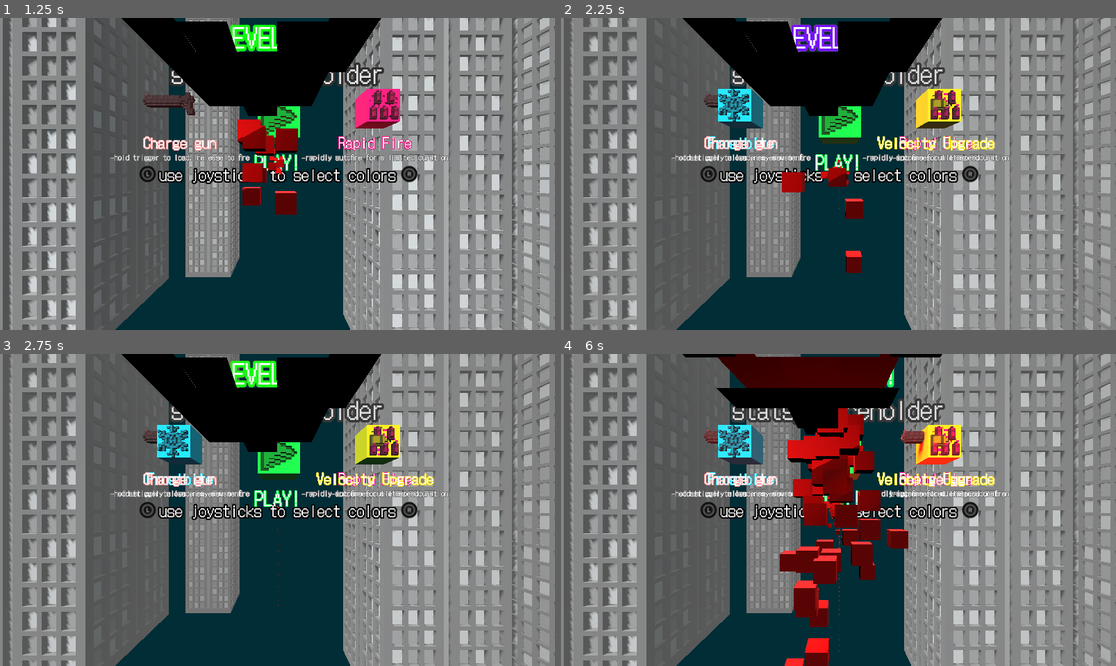
Above: before the commit, frames 1-4 (two rows, left to right).
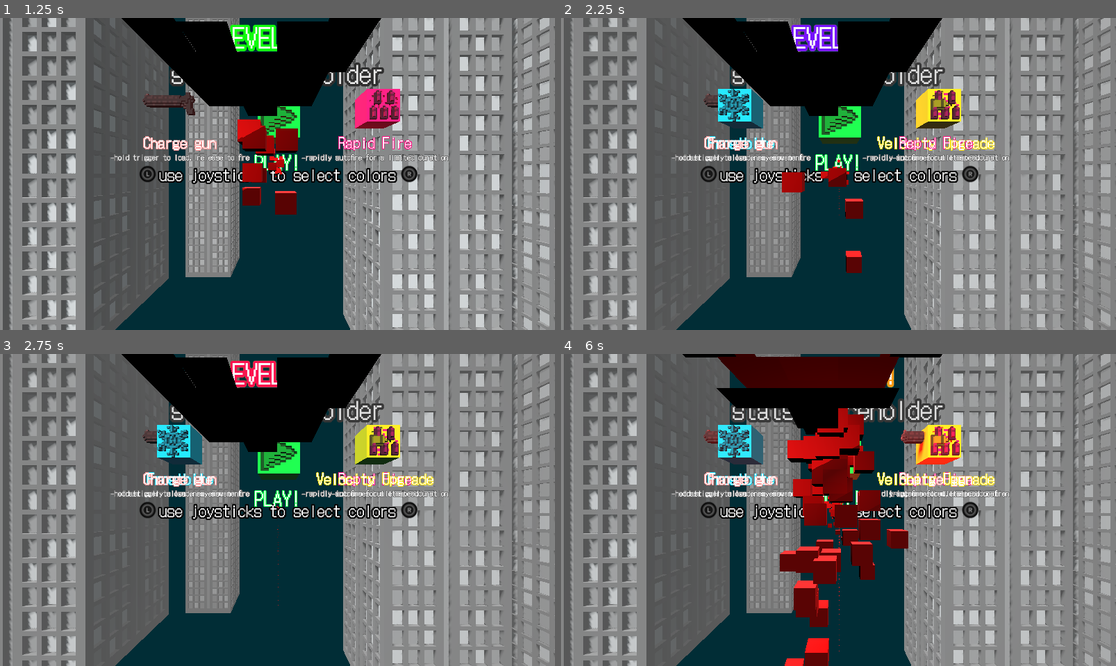
Above: after the commit, the same moments.

Repository: Majsek/Project_BC
Game: Godot game, scene res://scenes/world.tscn
The game is run twice, just before and just after one commit, with the same random seed, the same clock (stepped at 60 frames per second) and the same inputs.
Inputs:
- Up to frame 1 (1.25 s): tap Enter (ui_accept) at 0.5, 0.77 s; hold Right (ui_right) from 0.53 s (still down)
- Up to frame 2 (2.25 s): release Right (ui_right) at 1.28 s; hold Down (ui_down) 1.28-2.03 s; tap Enter (ui_accept) at 1.52 s; hold Right (ui_right) from 2.03 s (still down)
- Up to frame 3 (2.75 s): keep holding Right (ui_right)
- Up to frame 4 (6 s): release Right (ui_right) at 2.78 s; hold Up (ui_up) 2.78-3.53 s; tap Enter (ui_accept) at 3.02, 3.77, 4.52 s; hold Left (ui_left) 3.53-5.03 s; hold Down (ui_down) 5.03-5.78 s; hold Right (ui_right) from 5.78 s (still down)

Frame 1 is identical in both runs. In frame 2, less than 0.1% of the frame differs, in the area x 60-75%, y 37-43%; in frame 3, 0.4%, in the area x 41-50%, y 2-11%; in frame 4, less than 0.1%.

Commit message:
+exit cube

Diff:
--- a/scripts/control_cube.gd
+++ b/scripts/control_cube.gd
@@ -80,24 +80,34 @@
 		"edge_2_allowed_cube":
 			if main_.edge_2_allowed_:
 				$MeshInstance3D.mesh = preload("res://objects/cubes/edge_in_cube.obj")
-				reset_color(Color.from_hsv(0.175, 1.0, 1.0, 1.0))
+				reset_color(Color.from_hsv(0.0, 1.0, 1.0, 1.0))
+				label_text_ = "Right edge spawn ON"
 			else:
 				$MeshInstance3D.mesh = preload("res://objects/cubes/edge_out_cube.obj")
-				reset_color(Color.from_hsv(0.175, 1.0, 1.0, 0.2))
+				reset_color(Color.from_hsv(0.33, 1.0, 1.0, 0.2))
+				label_text_ = "Right edge spawn OFF"
 		"edge_3_allowed_cube":
 			if main_.edge_3_allowed_:
 				$MeshInstance3D.mesh = preload("res://objects/cubes/edge_in_cube.obj")
-				reset_color(Color.from_hsv(0.175, 1.0, 1.0, 1.0))
+				reset_color(Color.from_hsv(0.0, 1.0, 1.0, 1.0))
+				label_text_ = "Back edge spawn ON"
 			else:
 				$MeshInstance3D.mesh = preload("res://objects/cubes/edge_out_cube.obj")
-				reset_color(Color.from_hsv(0.175, 1.0, 1.0, 0.2))
+				reset_color(Color.from_hsv(0.33, 1.0, 1.0, 0.2))
+				label_text_ = "Back edge spawn OFF"
 		"edge_4_allowed_cube":
 			if main_.edge_4_allowed_:
 				$MeshInstance3D.mesh = preload("res://objects/cubes/edge_in_cube.obj")
-				reset_color(Color.from_hsv(0.175, 1.0, 1.0, 1.0))
+				reset_color(Color.from_hsv(0.0, 1.0, 1.0, 1.0))
+				label_text_ = "Left edge spawn ON"
 			else:
 				$MeshInstance3D.mesh = preload("res://objects/cubes/edge_out_cube.obj")
-				reset_color(Color.from_hsv(0.175, 1.0, 1.0, 0.2))
+				reset_color(Color.from_hsv(0.33, 1.0, 1.0, 0.2))
+				label_text_ = "Left edge spawn OFF"
+
+		"exit_cube":
+			$MeshInstance3D.mesh = preload("res://objects/cubes/exit_cube.obj")
+			reset_color(Color.from_hsv(0.0, 1.0, 1.0, 0.2))
 
 func reset_color(initial_color : Color = Color.from_hsv(randf_range(0,1), 1.0, 1.0, 1.0)):
 	initial_color_ = initial_color
@@ -142,6 +152,9 @@
 		"start_cube":
 			main_.start_game()
 
+		"exit_cube":
+			get_tree().quit()
+
 		"shotgun":
 			gun.type_ = "shotgun"
 			main_.shop_cubes_.erase("shotgun")
Not shown, added: objects/cubes/exit_cube.mtl
Not shown, added: objects/cubes/exit_cube.obj
Not shown, added: objects/cubes/exit_cube.obj.import
Binary file added: objects/cubes/exit_cube.png
Not shown, added: objects/cubes/exit_cube.png.import
Not shown, added: objects/vox/exit_cube.vox
